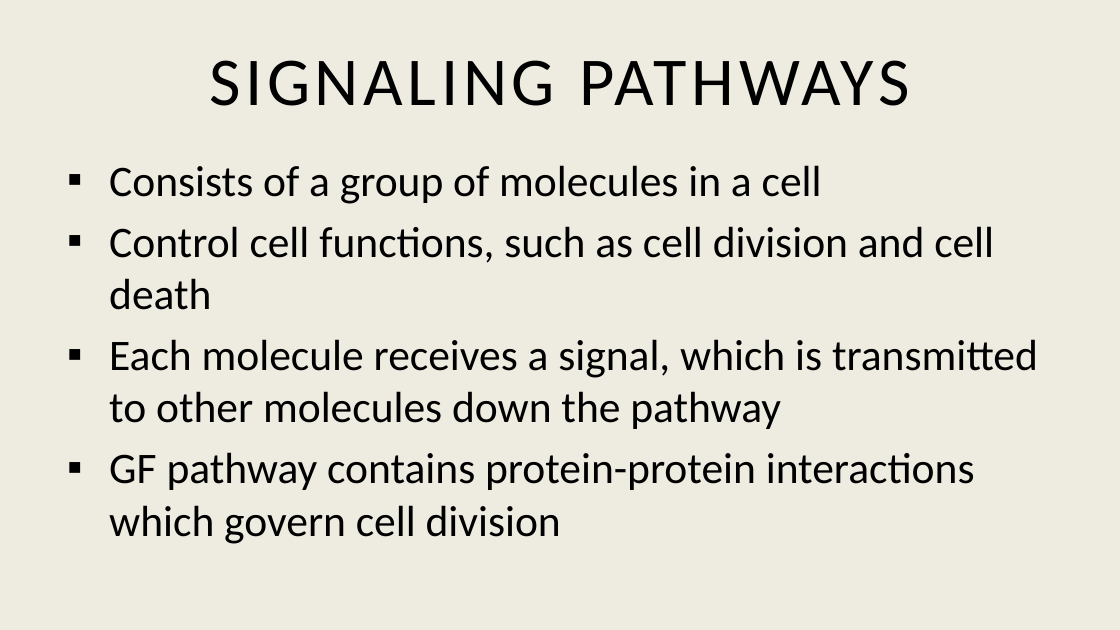
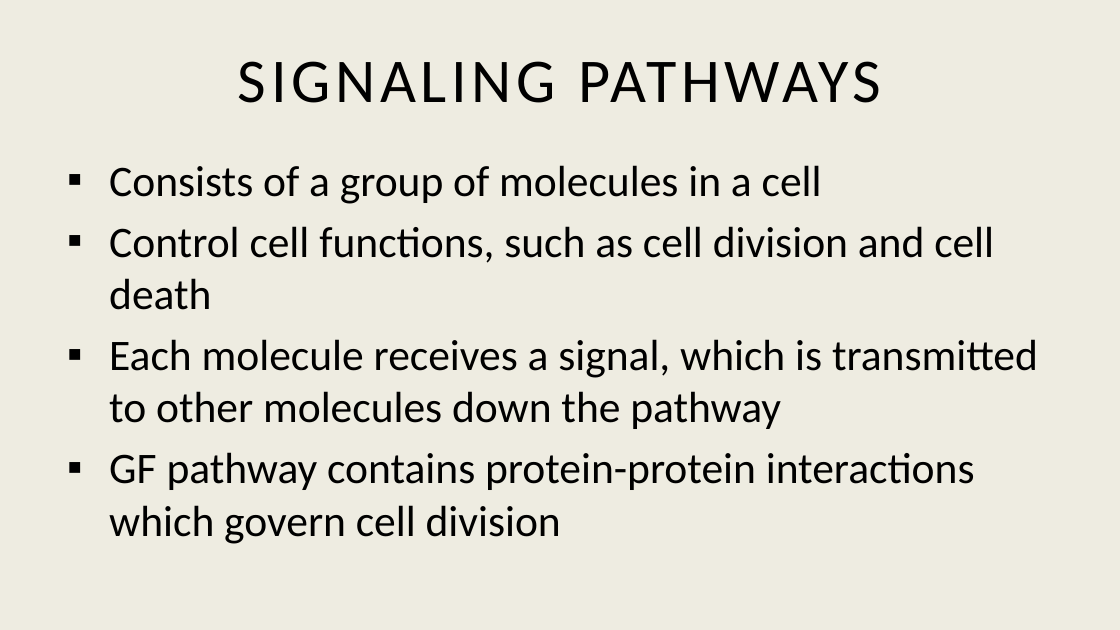
Before and after one commit to AcOdErKa/c--a--n--c--e--r12_16_17, a slide deck: slide 6 of finalDocs/ppt.pptx (slide 5 before the commit). Drawn at 1120x630 pixels with LibreOffice and Linux fonts; fonts in the diff are those of the drawing. Boxes give left, top, right and bottom in pixels: in the first picture for what was removed or moved away, otherwise in the second. Text is boxed around its words. In the diff, an @@ line names an element or a change of style, - is before the commit and + after.

```diff
--- a/finalDocs/ppt.pptx
+++ b/finalDocs/ppt.pptx
@@ title "SIGNALING PATHWAYS" at <box>238,61,881,103</box>: size 44 to 40 pt @@
```
Also in this commit, not shown: 7 other slides changed, 27 slides added.
